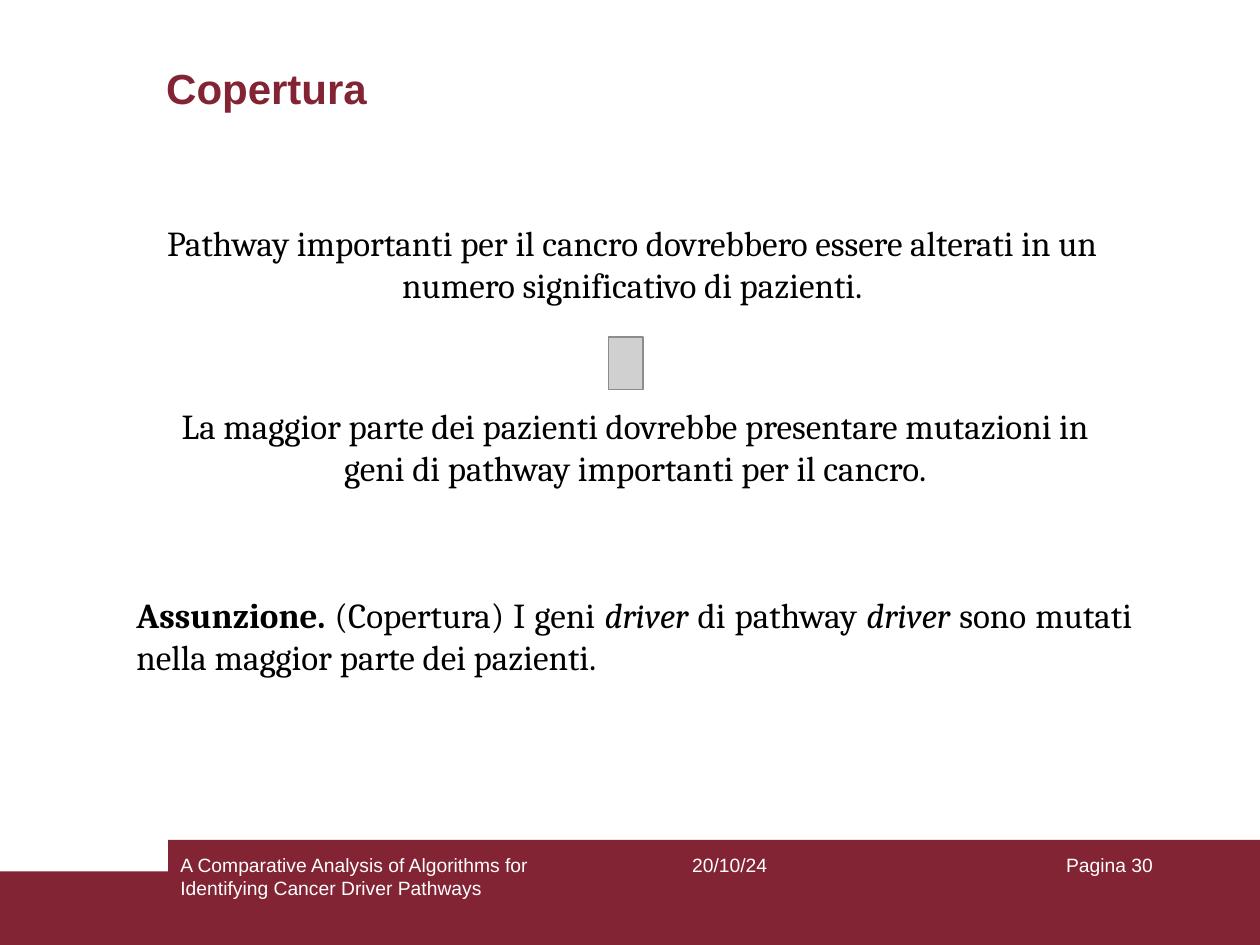
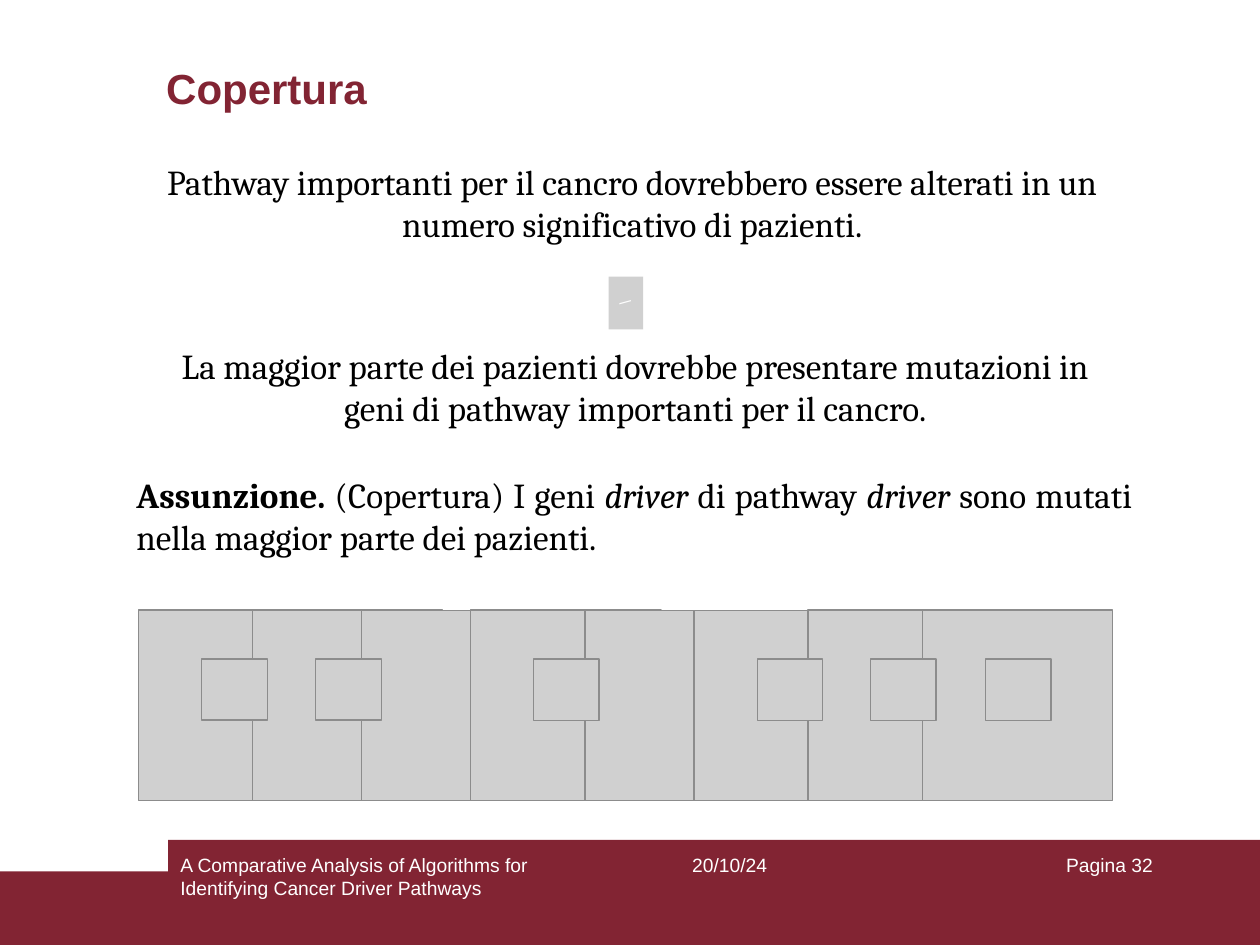
Before and after one commit to aflaag/bsc-thesis, a slide deck: slide 32 of presentation/slides.odp (slide 30 before the commit). Drawn at 1260x945 pixels with LibreOffice and Linux fonts; fonts in the diff are those of the drawing; grey boxes stand for pictures. Boxes give left, top, right and bottom in pixels: in the first picture for what was removed or moved away, otherwise in the second. Text is boxed around its words. In the diff, an @@ line names an element or a change of style, - is before the commit and + after.

```diff
--- a/presentation/slides.odp
+++ b/presentation/slides.odp
@@ text in picture at (x1=609, y1=277, x2=643, y2=329): text added @@
+\
@@ 2 texts, 1 picture moved together from (x1=167, y1=231, x2=1097, y2=489) to (x1=167, y1=170, x2=1097, y2=429) @@
@@ text "Assunzione. (Copertura) I geni driver ..." moved from (x1=136, y1=603, x2=1132, y2=678) to (x1=136, y1=483, x2=1132, y2=558) @@
@@ picture added at (x1=139, y1=610, x2=329, y2=800) @@
@@ picture added at (x1=252, y1=610, x2=442, y2=800) @@
@@ picture added at (x1=362, y1=610, x2=552, y2=800) @@
@@ picture added at (x1=471, y1=610, x2=662, y2=800) @@
@@ picture added at (x1=585, y1=610, x2=775, y2=800) @@
@@ picture added at (x1=694, y1=610, x2=885, y2=800) @@
@@ picture added at (x1=808, y1=610, x2=998, y2=800) @@
@@ picture added at (x1=922, y1=610, x2=1113, y2=800) @@
@@ picture added at (x1=202, y1=659, x2=267, y2=721) @@
@@ picture added at (x1=316, y1=659, x2=382, y2=721) @@
@@ picture added at (x1=533, y1=659, x2=598, y2=721) @@
@@ picture added at (x1=757, y1=659, x2=823, y2=721) @@
@@ picture added at (x1=871, y1=659, x2=936, y2=721) @@
@@ picture added at (x1=985, y1=659, x2=1051, y2=721) @@
@@ page number at (x1=1066, y1=858, x2=1152, y2=876): text changed @@
-Pagina 30
+Pagina 32
```
Also in this commit, not shown: 16 other slides changed, 2 slides added, 2 slides removed, 26 other files.
